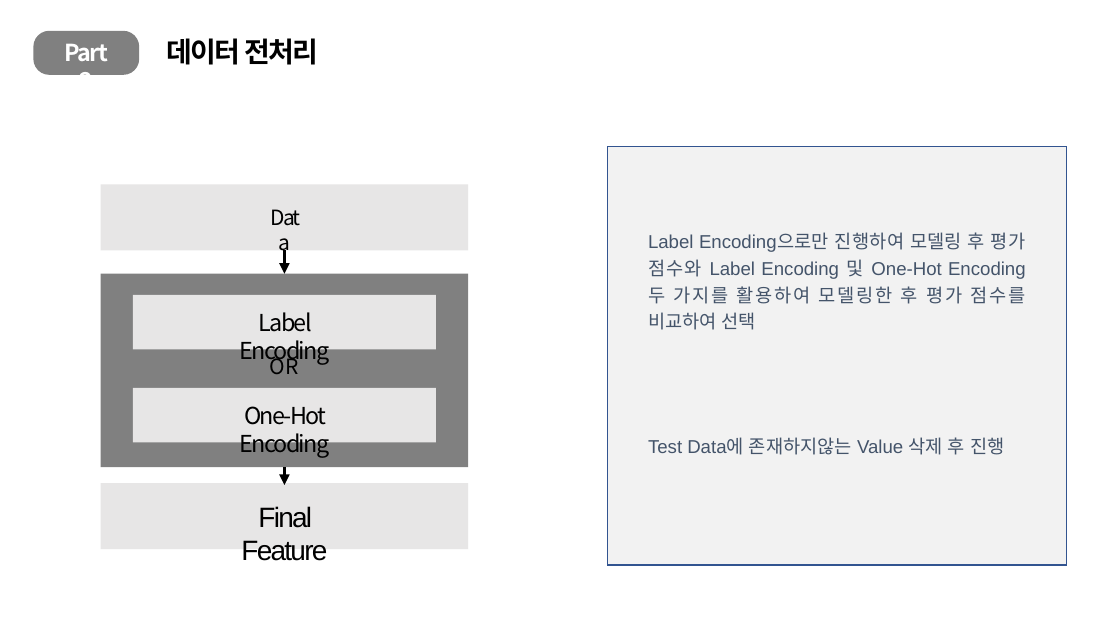
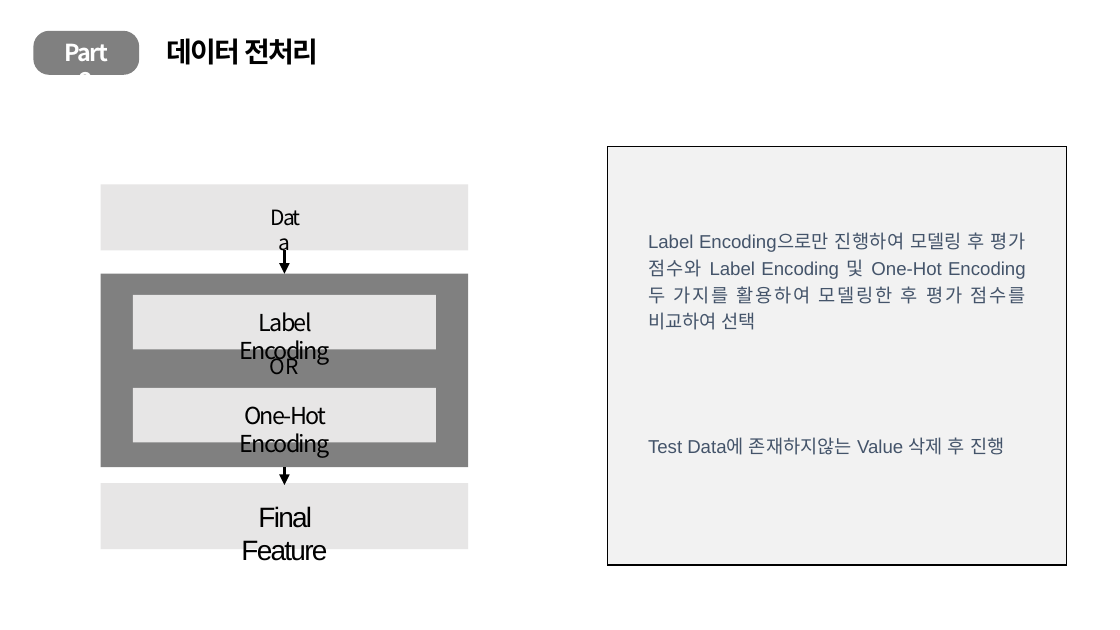
Before and after one commit to vvvjh112/DACON_Practice, a slide deck: slide 14 of Daegu/보고서/대구교통사고 예측.pptx. Drawn at 1120x630 pixels with LibreOffice and Linux fonts; fonts in the diff are those of the drawing. Boxes give left, top, right and bottom in pixels: in the first picture for what was removed or moved away, otherwise in the second. Text is boxed around its words. In the diff, an @@ line names an element or a change of style, - is before the commit and + after.

```diff
--- a/Daegu/보고서/대구교통사고 예측.pptx
+++ b/Daegu/보고서/대구교통사고 예측.pptx
@@ rectangle at (607,147,1066,565): outline #325491 1 pt to #000000 1 pt @@
```
Also in this commit, not shown: 3 other slides changed, 4 slides added, 7 other files.
